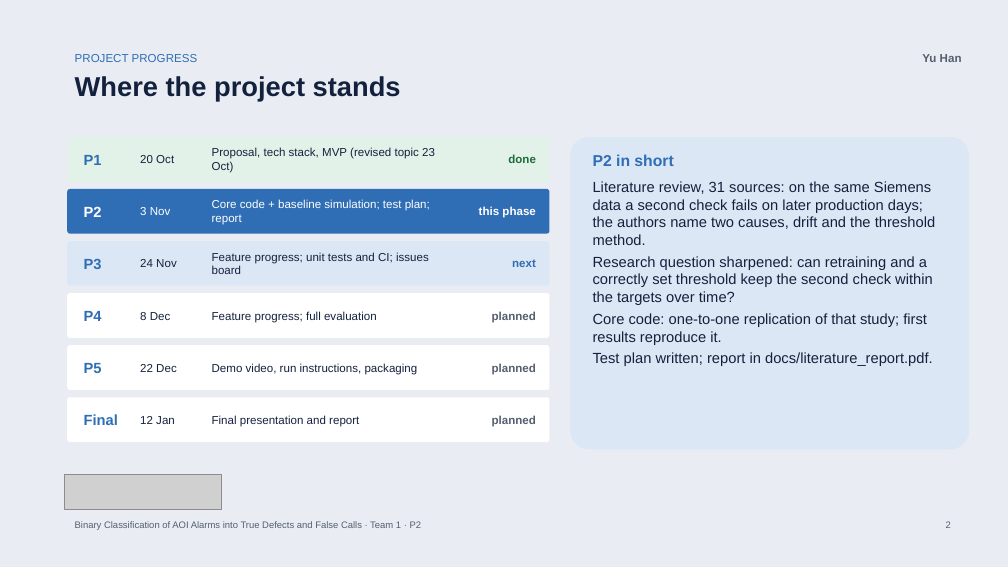
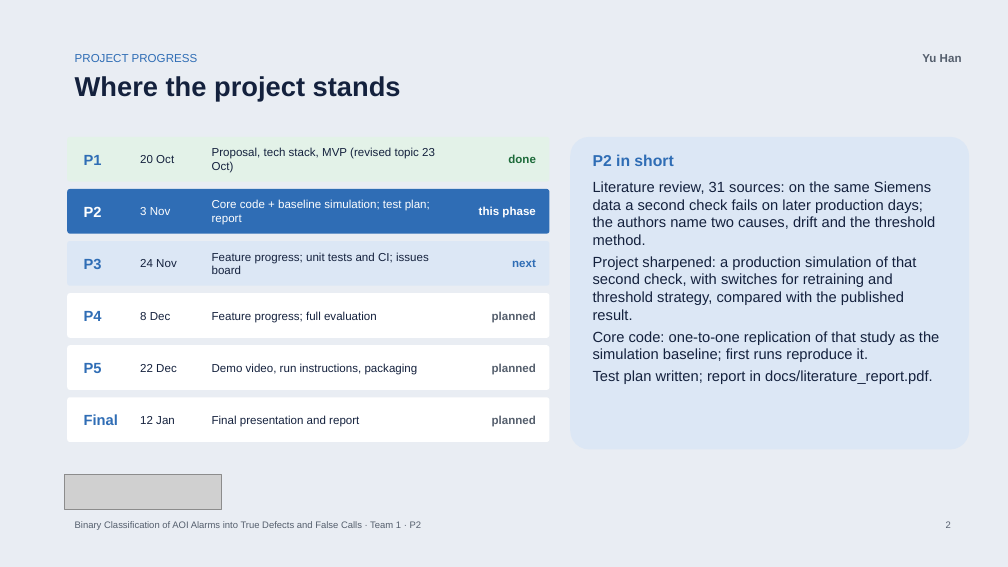
Before and after one commit to bodhi584/aoi-false-call-classification, a slide deck: slide 2 of docs/slides_p2.pptx. Drawn at 1008x567 pixels with LibreOffice and Linux fonts; fonts in the diff are those of the drawing; grey boxes stand for pictures. Boxes give left, top, right and bottom in pixels: in the first picture for what was removed or moved away, otherwise in the second. Text is boxed around its words. In the diff, an @@ line names an element or a change of style, - is before the commit and + after.

Commit message:
Frame the project as a production simulation with switches; targets of Pfab & Rothering as reference lines (#32, #36)

```diff
--- a/docs/slides_p2.pptx
+++ b/docs/slides_p2.pptx
@@ text at <box>593,256,939,362</box>: text changed @@
-Research question sharpened: can retraining and a correctly set threshold keep the second check within the targets over time?
-Core code: one-to-one replication of that study; first results reproduce it.
+Project sharpened: a production simulation of that second check, with switches for retraining and threshold strategy, compared with the published result.
+Core code: one-to-one replication of that study as the simulation baseline; first runs reproduce it.
```
Also in this commit, not shown: 5 other slides changed, 3 other files.
